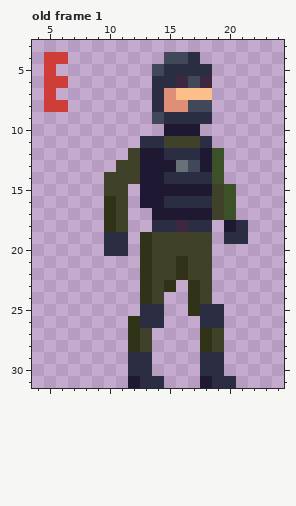
Pixel-art file -- Assets/Guards/EliteGuardGreen.ase. That is the earlier state.
32x32 pixels, 11 frames. Shown: old frame 1: x 4..24, y 3..31. The commit also changed other frames, which this record leaves out.
And afterwards:
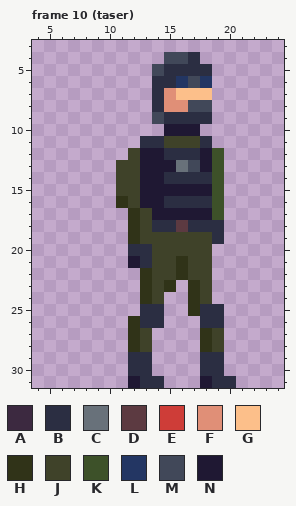
Palette (. is transparent): A #3c2940  B #2b2e42  C #68717a  D #5c3a41  E #ce3d38  F #e08f77  G #fcbf8a  H #303318  J #3f4229  K #3d5129  L #233663  M #414859  N #1f1833
A new or re-ordered frame is compared with the old frame closest to it.
What changed:
layer "Layer 1" now hidden
frames re-ordered
Changed rows in their new state; - is an unchanged pixel.
Frame 10 (taser) against old frame 1:
first column x 5:
 4 ..------------
 5 .-------------
 6 ..---------L-L
 7 .-------------
 8 ..------------
first column x 10:
14 .-----------
15 .-J------K.-
16 .HJ------K.-
17 ..HJ-----K.-
18 ..HJ--D--B..
19 ..HJ-----B..
20 ..BB--------
21 --NB--------
